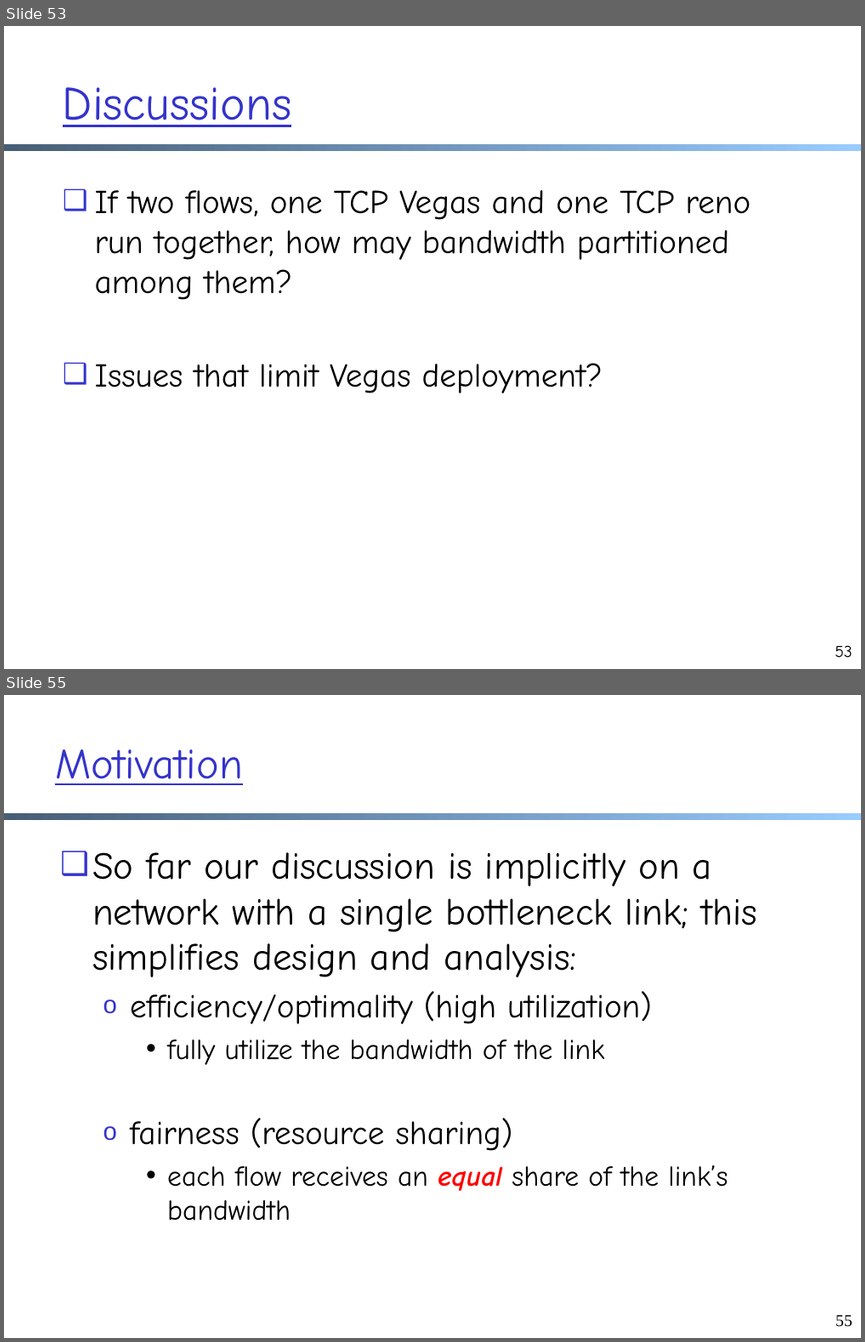
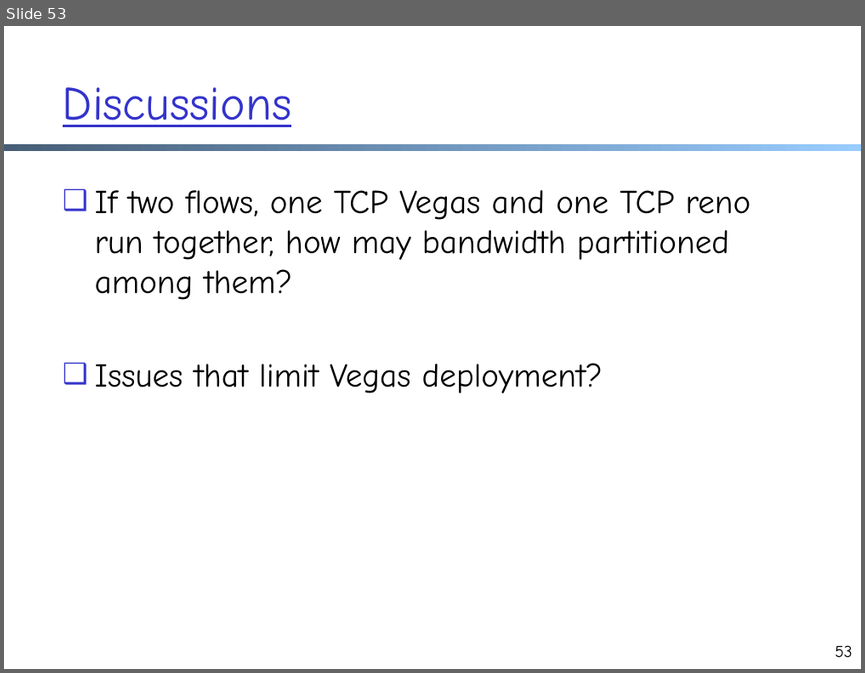
Before and after one commit to xiangq27/xiangq27.github.io, a slide deck: courses/cnns-xmuf22/files/lectures/transport-cc.pptx. Shown one above the other, each under a label of ours: slides 53 and 55 before the commit, slide 53 after it; the slides between them are not shown. The pictures are 865x1342 and 865x673 pixels, drawn with LibreOffice and Linux fonts; fonts in the diff are those of the drawing. Boxes give left, top, right and bottom in pixels: in the first picture for what was removed or moved away, otherwise in the second. Text is boxed around its words. In the diff, an @@ line names an element or a change of style, - is before the commit and + after.

```diff
--- a/courses/cnns-xmuf22/files/lectures/transport-cc.pptx
+++ b/courses/cnns-xmuf22/files/lectures/transport-cc.pptx
@@ slide 55 removed at [4, 695, 861, 1338], background #FFFFFF; not listed: 1 template element that a slide beside it also shows @@
@@ text removed at [55, 749, 243, 785] @@
-Motivation
@@ text removed at [92, 852, 758, 1220] @@
-❑ So far our discussion is implicitly on a network with a single bottleneck link; this simplifies design and analysis:
-  o efficiency/optimality (high utilization)
-    • fully utilize the bandwidth of the link
-  o fairness (resource sharing)
-    • each flow receives an equal share of the link’s bandwidth
@@ page number removed at [835, 1315, 852, 1327] @@
-55
```
Also in this commit, not shown: 1 slide changed, 12 other slides removed, 5 other files.
